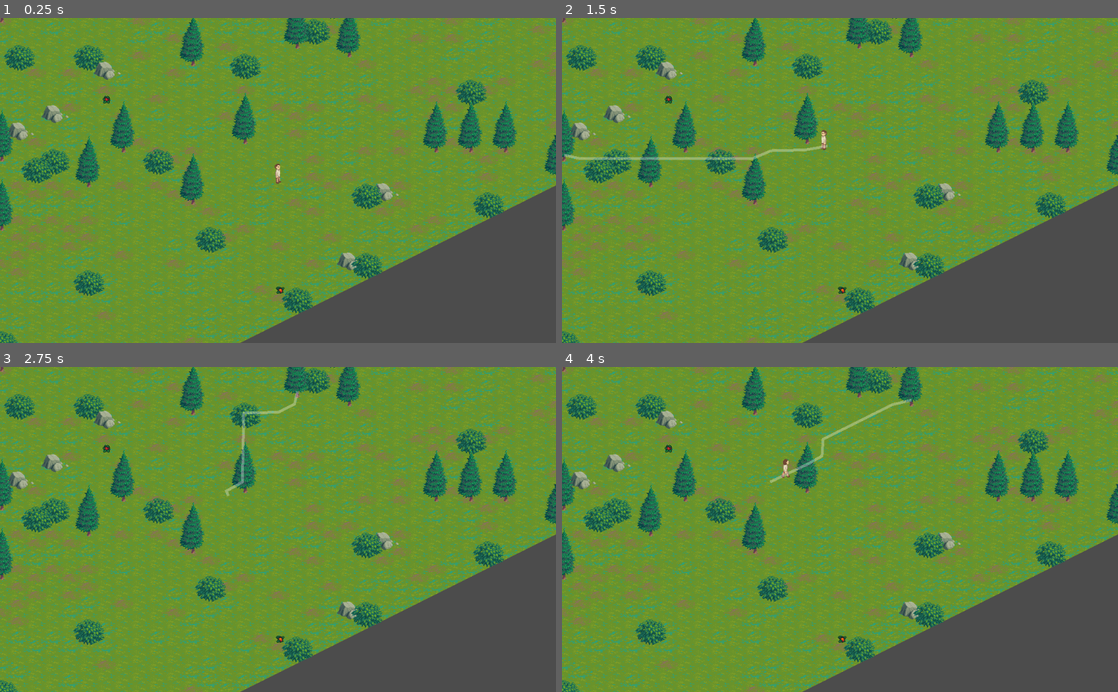
Above: before the commit, frames 1-4 (two rows, left to right).
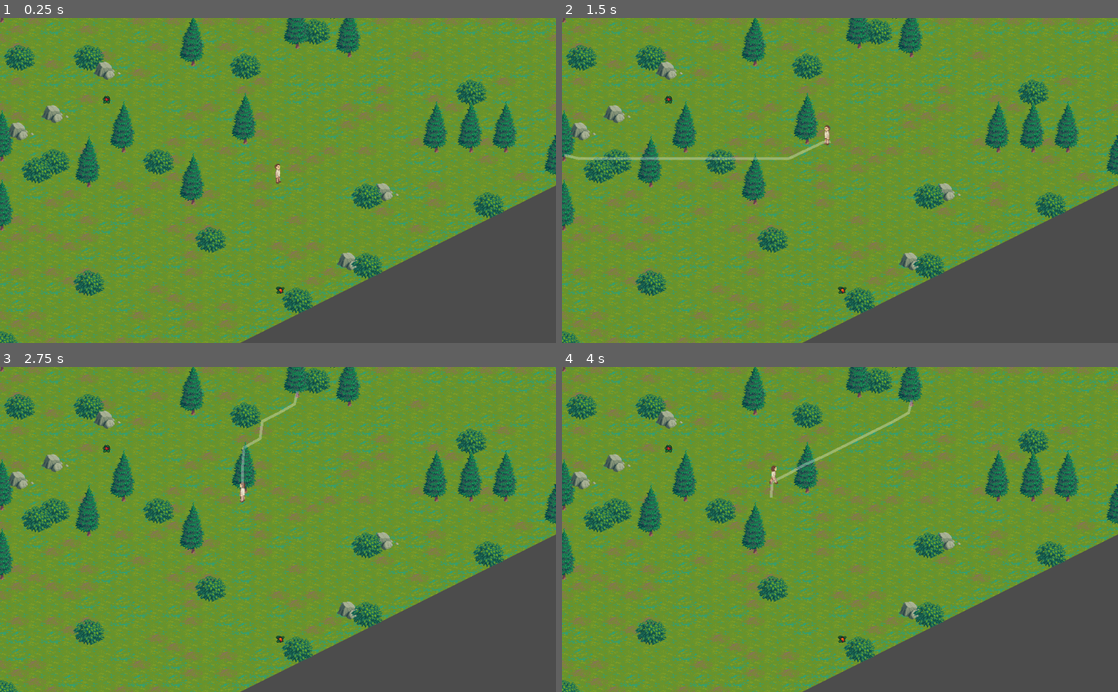
Above: after the commit, the same moments.

Repository: Vorlent/tradesim
Game: Godot game, scene res://Game.tscn
Two runs of this game, one before a commit and one after it. Both use one fixed random seed, a clock stepped at 60 frames per second and the inputs below.
Inputs (mouse positions are in pixels of both pictures, inside the frame that each line leads up to):
- Up to frame 1 (0.25 s): no input
- Up to frame 2 (1.5 s): tap Enter (ui_accept) at 0.5, 0.77, 1.25 s; move the mouse to (756, 60) at 0.52 s; hold D (right) 0.53-1.28 s; click (756, 60) at 0.6 s; move the mouse to (562, 154) at 1.27 s; hold S (down) from 1.28 s (still down); click (562, 154) at 1.35 s
- Up to frame 3 (2.75 s): tap Enter (ui_accept) at 1.52 s; move the mouse to (300, 393) at 2.02 s; release S (down) at 2.03 s; hold D (right) from 2.03 s (still down); click (300, 393) at 2.1 s
- Up to frame 4 (4 s): move the mouse to (684, 497) at 2.77 s; release D (right) at 2.78 s; hold W (up) 2.78-3.53 s; click (684, 497) at 2.85 s; tap Enter (ui_accept) at 3.02, 3.77 s; move the mouse to (912, 399) at 3.52 s; hold A (left) from 3.53 s (still down); click (912, 399) at 3.6 s

The runs differ from the first frame. In frame 1, 7.5% of the frame differs, in the area x 0-100%, y 0-100%; in frame 2, 7.8%; in frame 3, 7.8%; in frame 4, 8.0%.

Commit message:
Update AI to slow down near the destination and disable retiling in TerrainGenerator

Diff:
--- a/AIGoal.gd
+++ b/AIGoal.gd
@@ -40,7 +40,7 @@
 			return
 
 		var move_direction = human.position.direction_to(navigation_agent.get_next_location())
-		human.velocity = move_direction * human.MAX_SPEED
+		human.velocity = move_direction * min(2 * navigation_agent.distance_to_target(), human.MAX_SPEED)
 		navigation_agent.set_velocity(human.velocity)
 
 		if not _arrived_at_location():
--- a/TerrainGenerator.gd
+++ b/TerrainGenerator.gd
@@ -86,8 +86,8 @@
 			#tilemap.set_cellv(pos, tiles[random_tile(biome_data, biome[pos])])
 
 	# trigger auto tiling
-	tilemap.update_bitmask_region()
-	tilemap.update_dirty_quadrants()
+	#tilemap.update_bitmask_region()
+	#tilemap.update_dirty_quadrants()
 
 func between(val, start, end):
 	if start <= val and val < end:
